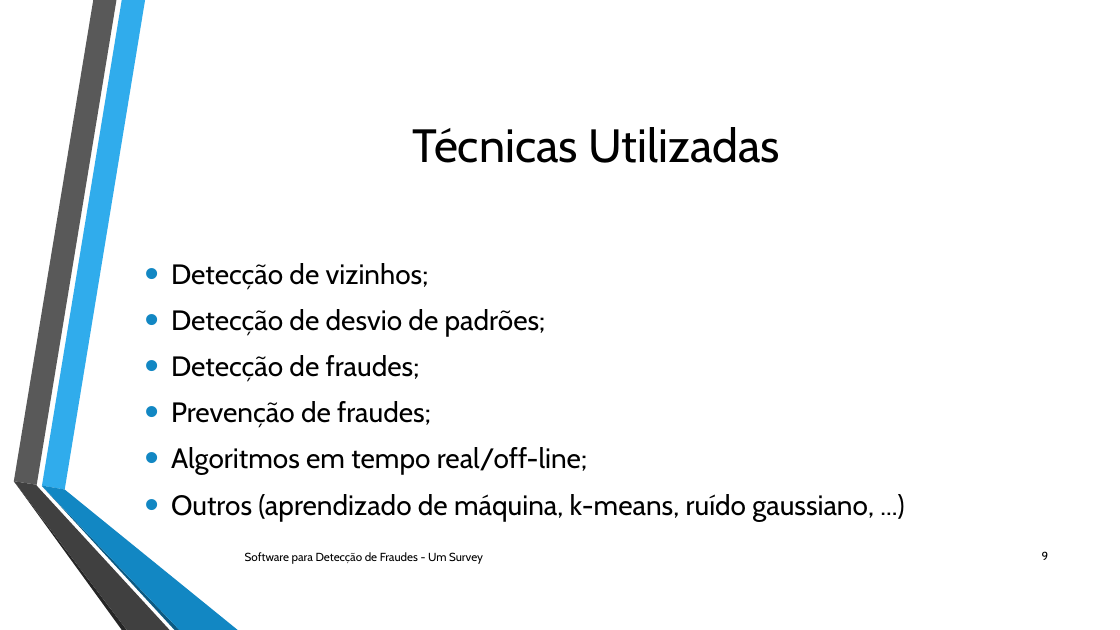
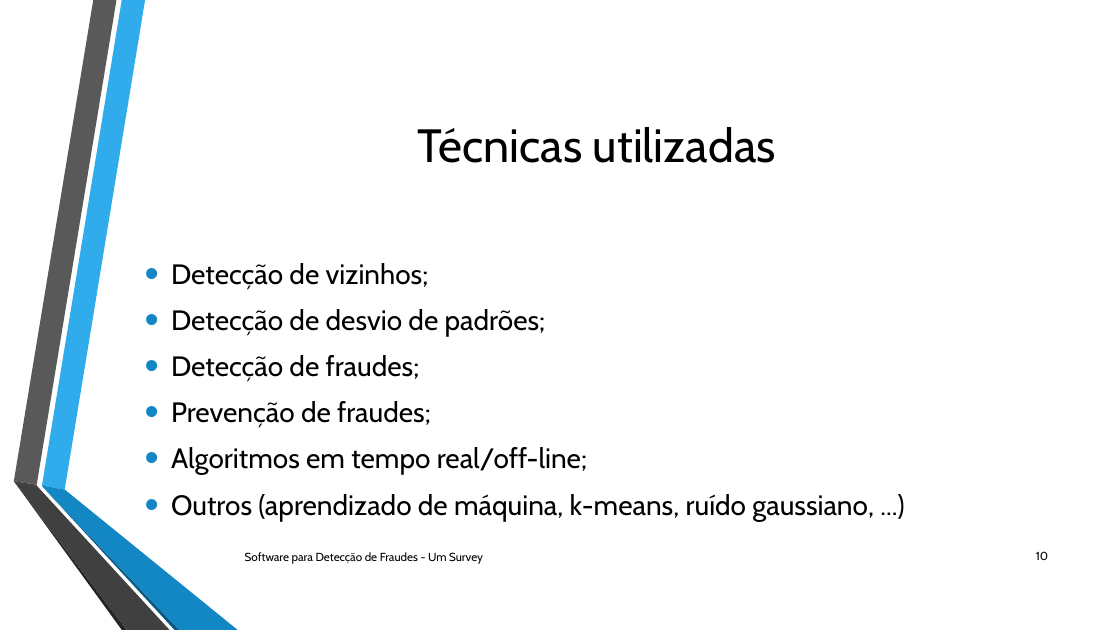
Before and after one commit to jeanzera/metodologiautfpr, a slide deck: slide 10 of Trabalho Jean Rangel/arquivos/Apresentacao/Segunda versao/Software para Detecção de Fraudes – Um Survey.pptx (slide 9 before the commit). Drawn at 1120x630 pixels with LibreOffice and Linux fonts; fonts in the diff are those of the drawing; background and template pictures are left out. Boxes give left, top, right and bottom in pixels: in the first picture for what was removed or moved away, otherwise in the second. Text is boxed around its words. In the diff, an @@ line names an element or a change of style, - is before the commit and + after.

```diff
--- a/Trabalho Jean Rangel/arquivos/Apresentacao/Segunda versao/Software para Detecção de Fraudes – Um Survey.pptx
+++ b/Trabalho Jean Rangel/arquivos/Apresentacao/Segunda versao/Software para Detecção de Fraudes – Um Survey.pptx
@@ title at [417,127,776,163]: text changed @@
-Técnicas Utilizadas
+Técnicas utilizadas
@@ page number at [1036,551,1048,560]: text changed @@
-9
+10
```
Also in this commit, not shown: 5 other slides changed, 1 slide added.
